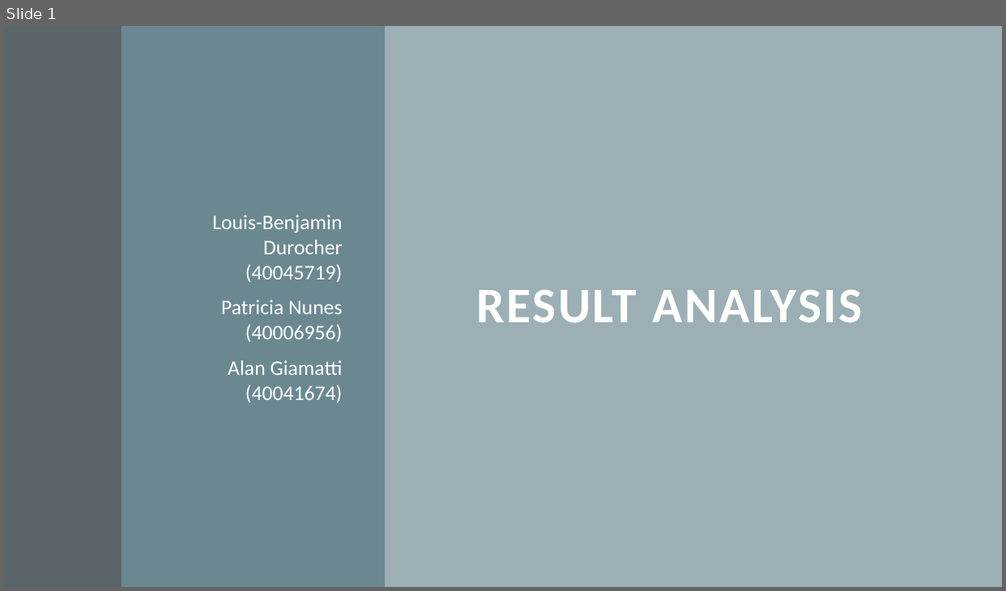
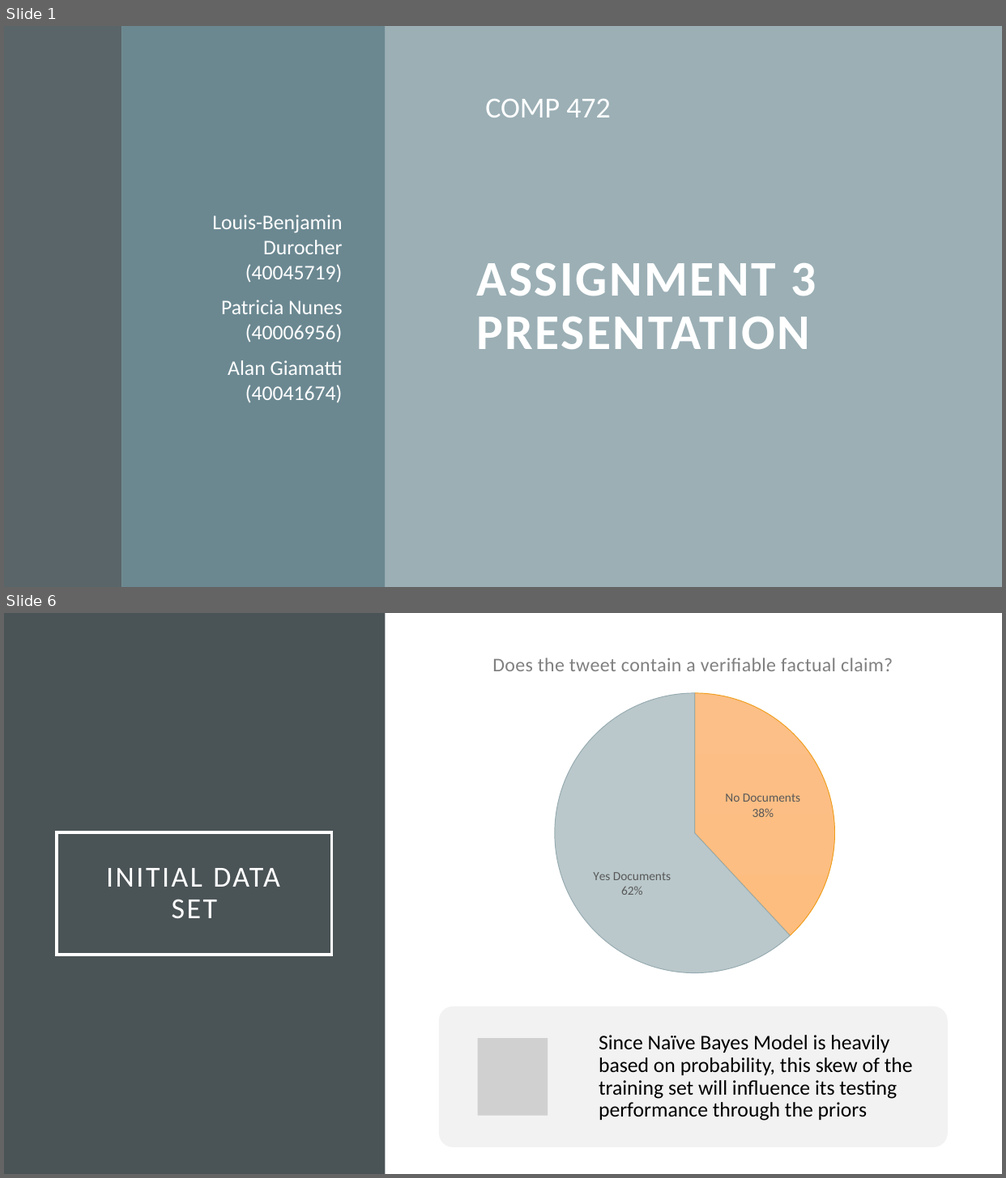
Before and after one commit to patnunes/COMP472, a slide deck: A3_Analysis.pptx. Shown one above the other, each under a label of ours: slide 1 before the commit, slides 1 and 6 after it; the slides between them are not shown. The pictures are 1006x591 and 1006x1178 pixels, drawn with LibreOffice and Linux fonts; fonts in the diff are those of the drawing; grey boxes stand for pictures. Boxes give left, top, right and bottom in pixels: in the first picture for what was removed or moved away, otherwise in the second. Text is boxed around its words. In the diff, an @@ line names an element or a change of style, - is before the commit and + after.

```diff
--- a/A3_Analysis.pptx
+++ b/A3_Analysis.pptx
@@ slide 6 added at [4, 613, 1002, 1174], background #FFFFFF @@
@@ rectangle added at [4, 613, 385, 1174], fill #4A5356 @@
@@ pie chart added at [418, 636, 970, 983] @@
+title "Does the tweet contain a verifiable factual claim? "
+categories: No Documents, Yes Documents
+Series 1: 38, 62
@@ title added at [57, 833, 332, 955], outline #FFFFFF 2.5 pt, 28 pt, text #FFFFFF @@
+INITIAL DATA SET
@@ rounded rectangle added at [439, 1007, 948, 1148], fill #F2F2F2 @@
@@ free added at [586, 1007, 948, 1148], 20 pt, text #000000 @@
+Since Naïve Bayes Model is heavily based on probability, this skew of the training set will influence its testing performance through the priors
@@ picture added at [478, 1038, 548, 1116] @@
@@ slide 1 changed as well @@
@@ text added at [485, 99, 611, 118], 28 pt, text #FFFFFF @@
+COMP 472
@@ title at [476, 263, 816, 349]: text changed @@
-RESULT ANALYSIS
+ASSIGNMENT 3 PRESENTATION
```
Also in this commit, not shown: 11 other slides added, 4 slides removed.
